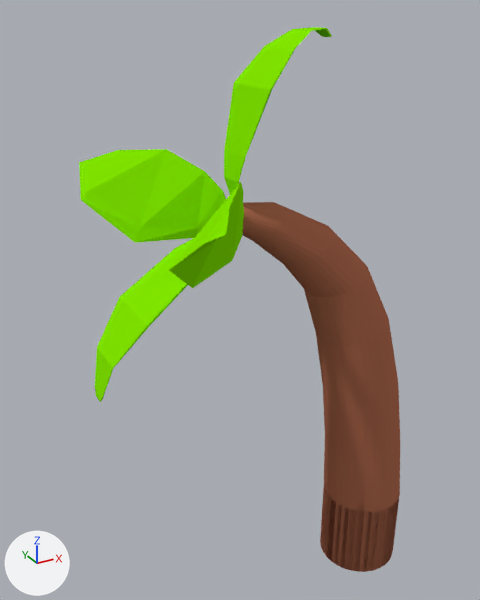
Two versions of the Blender file Assets/3D Objects/Payton_Objects/tree.blend, one commit apart.
One viewpoint serves both versions: a camera (50 mm lens) standing at (-9.73, -10.97, 13.71) and looking at (-3.27, 0.77, 7.84). Every picture has the same lights, and +X, +Y and +Z are marked at lower left.
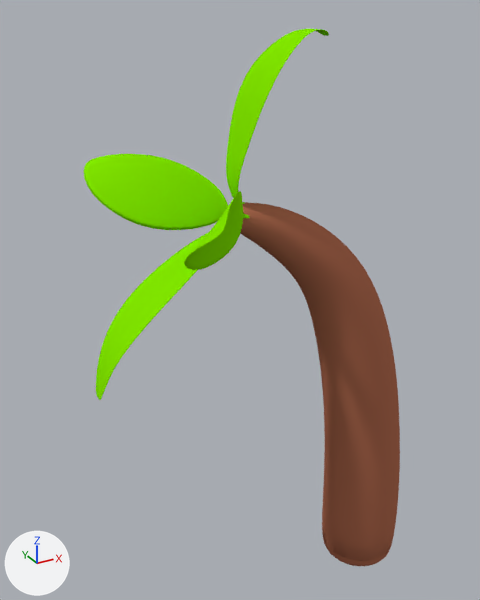
What the commit changed:
me_cylinder is used by ob_cylinder; location (0.0, 0.0, 1.02).
me_cylinder had 452 vertices, 422 faces and spanned x -6.83..1.0, y -3.03..1.0, z -1.0..12.36.
me_cylinder now has 484 vertices, 454 faces and spans x -6.83..1.0, y -3.03..1.0, z -1.0..12.36.
Part 1, on me_cylinder:
1 face is deleted.
32 vertices are added at x -0.76..0.76, y -0.76..0.76, z -1.0.
33 new faces join them, mat_material_002 (brown #ad694f).
me_cylinder part 2: 421 kept faces spanning x -6.83..1.0, y -3.03..1.0, z -1.0..12.36 are now shaded smooth.
Object 'Cylinder' (ob_cylinder) gains a SUBSURF modifier named 'Subsurf'.

Changed parts and their boxes (x1, y1, x2, y2) in the pictures (480 x 600 px):
'Cylinder', reshaped, modifiers changed
    before: (79, 27, 400, 572)
    after: (84, 29, 400, 566)
part 1 of me_cylinder, built on
    after: (323, 538, 391, 566)
part 2 of me_cylinder, shading changed
    before: (79, 27, 400, 572)
    after: (84, 29, 400, 561)
